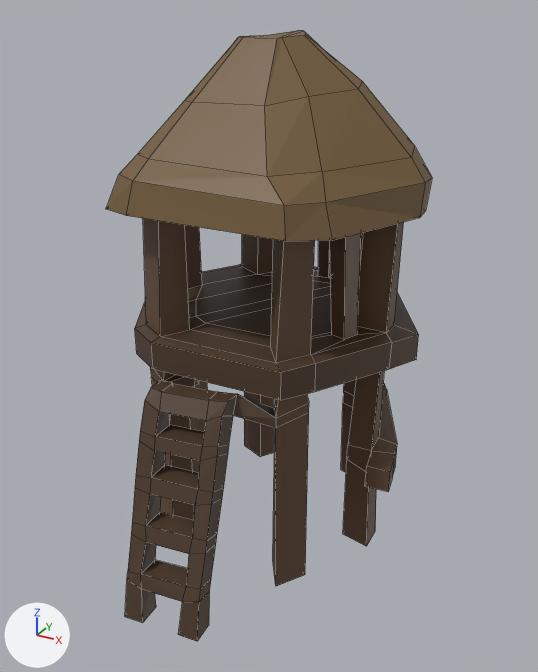
An edit to the Blender file SourceAssets/Houses/Buildings/Natives/NativeHouses.blend, drawn before and after from the same camera.
Camera for both pictures: a 50 mm camera at (1.28, -2.36, 1.94) aimed at (0.06, -0.14, 0.83). The axes (+X, +Y, +Z) are drawn at lower left. The lights are the same throughout. The first picture is the older version. Mesh edges are drawn as thin lines. The same objects are shown in both versions, whatever each file hides.

Names of what the first picture shows: 'NativeHouseSmall_01'.
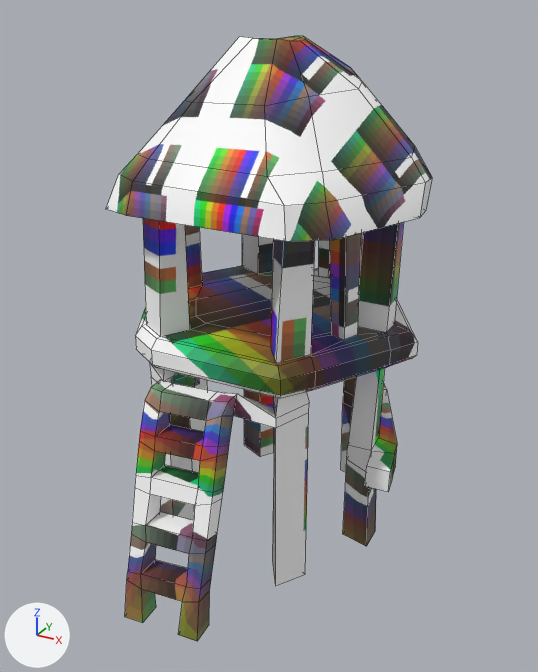
The change, as a diff of the scene's bpy script:
```diff
--- a/SourceAssets/Houses/Buildings/Natives/NativeHouses.blend.py
+++ b/SourceAssets/Houses/Buildings/Natives/NativeHouses.blend.py
@@ img_colorpalette_png_017 @@
+img_colorpalette_png_017 = load_image('ColorPalette.png.017', '../../../Textures/ColourPalettes/ColorPalette.png', 32, 32, 'sRGB')
@@ mat_palmleaves_002 @@
+mat_palmleaves_002 = principled_material('palmleaves.002')
+mat_palmleaves_002.texture = img_colorpalette_png_017
@@ me_circle @@
 # used by ob_nativehousesmall_01; location = (0.0, 0.0, 0.0)
-me_circle.from_pydata(...)  # 414 vertices, 441 faces; spans x -0.59..0.58, y -0.86..0.6, z -0.03..1.87
+me_circle.from_pydata(...)  # 478 vertices, 469 faces; spans x -0.59..0.58, y -0.86..0.6, z -0.03..1.86
+# me_circle part 1
+# 50 faces are deleted
+# 41 vertices move from x -0.58..0.58, y -0.51..0.51, z 0.79..1.87 to x -0.56..0.56, y -0.49..0.49, z 0.79..1.86
+# 51 vertices are added at x -0.58..0.58, y -0.51..0.51, z 0.81..1.4
+# 13 new vertices lie (0.0, 0.0, 0.05) away from vertices in x -0.58..0.58, y -0.51..0.51, z 0.81
+# 78 new faces join them, mat_material_002 (picture img_colorpalette_png_001)
+# me_circle part 2: 391 kept faces spanning x -0.59..0.57, y -0.86..0.6, z -0.03..1.86 are now shaded smooth
+# me_circle part 3: 109 faces spanning x -0.59..0.57, y -0.54..0.55, z 1.29..1.86 switch from mat_material_002 (picture img_colorpalette_png_001) to mat_palmleaves_002 (picture img_colorpalette_png_017)
```

Where the change shows, as pixel boxes [x1, y1, x2, y2] in the pictures (538 x 672 px):
'NativeHouseSmall_01', reshaped: before [106, 30, 432, 641]; after [106, 36, 432, 641]
part 1 of me_circle, cut back: before [135, 218, 419, 400]; after [135, 218, 418, 398]
part 2 of me_circle, shading changed: [106, 36, 432, 641] in both
part 3 of me_circle, recoloured: [106, 36, 432, 241] in both
